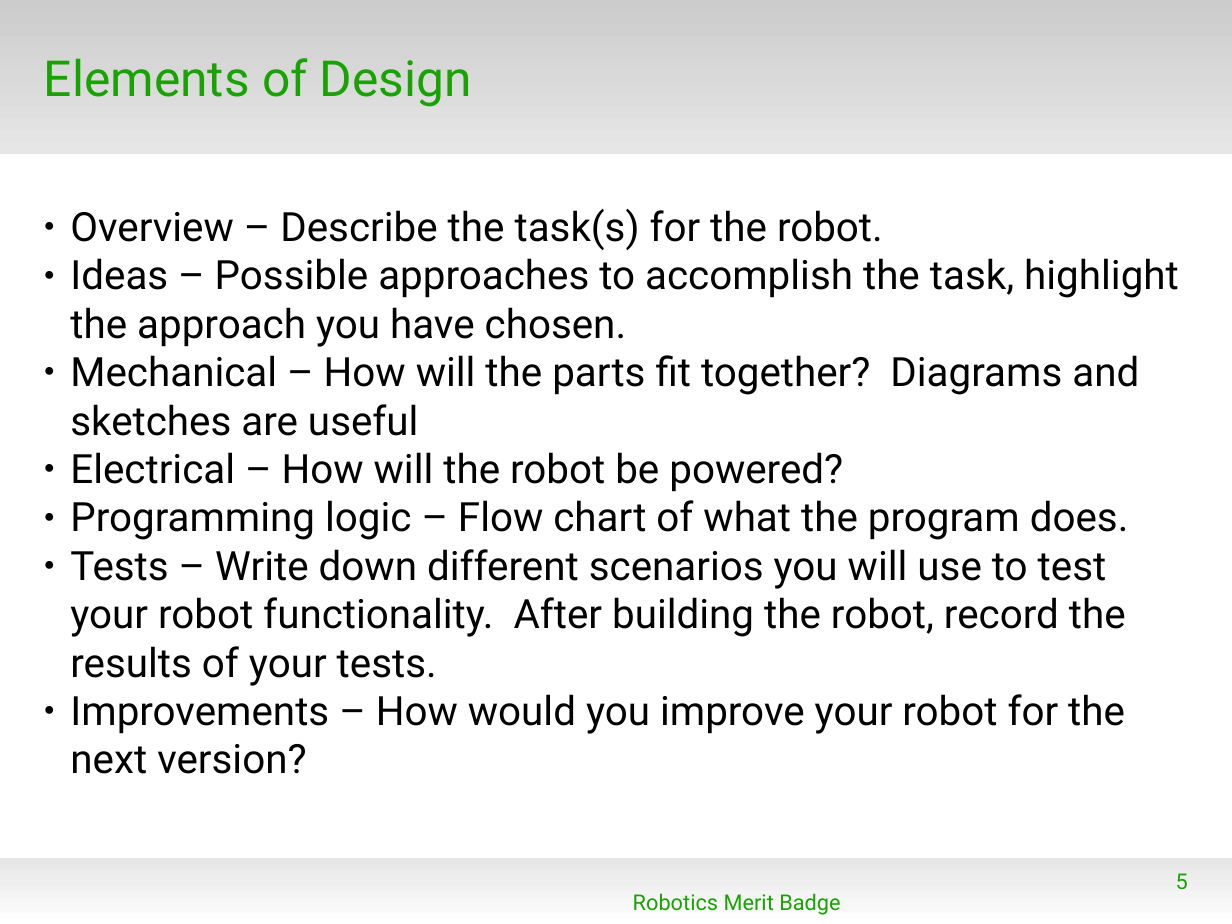
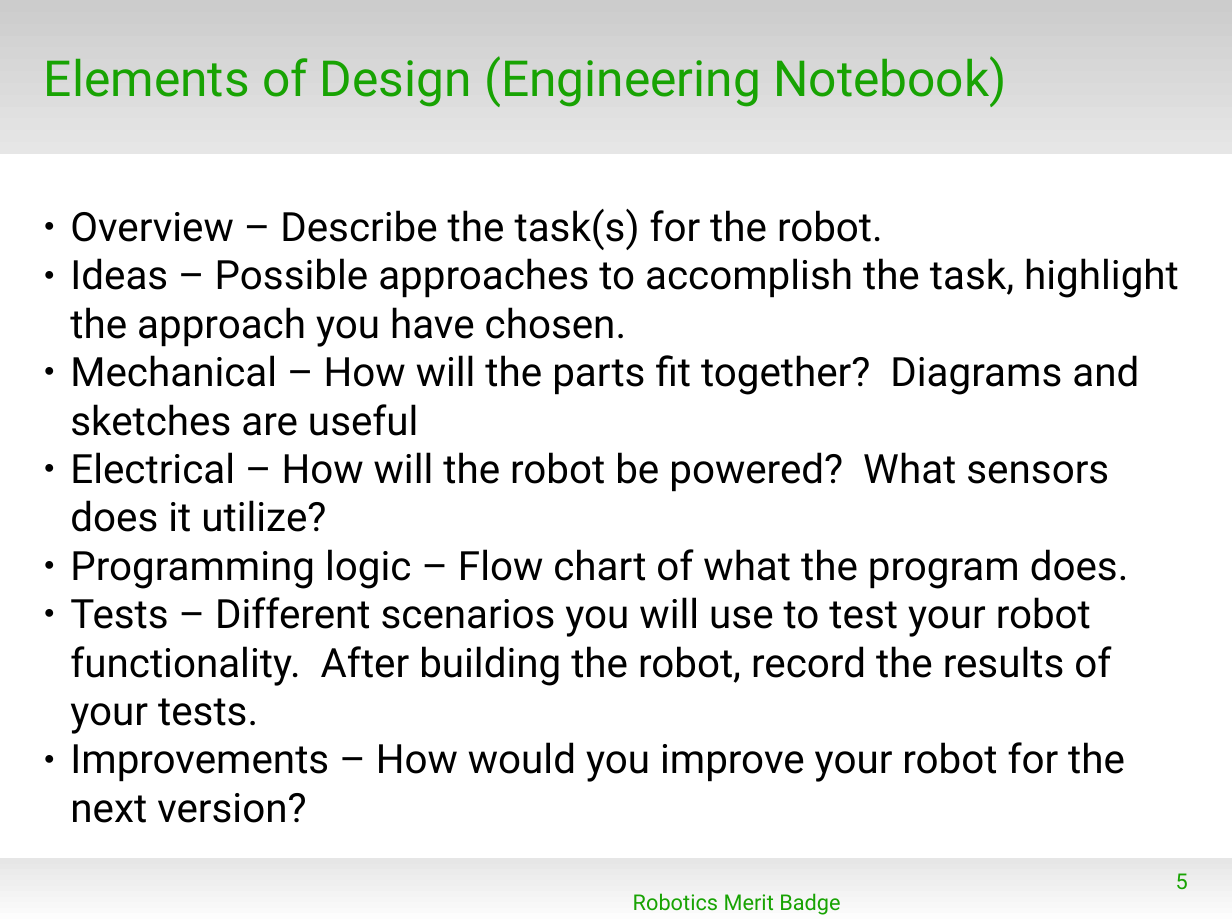
Before and after one commit to mcli/RoboticsMB, a slide deck: slide 5 of doc/RMB_Session3.odp. Drawn at 1232x924 pixels with LibreOffice and Linux fonts; fonts in the diff are those of the drawing; background and template pictures are left out. Boxes give left, top, right and bottom in pixels: in the first picture for what was removed or moved away, otherwise in the second. Text is boxed around its words. In the diff, an @@ line names an element or a change of style, - is before the commit and + after.

```diff
--- a/doc/RMB_Session3.odp
+++ b/doc/RMB_Session3.odp
@@ title at (44, 56, 1006, 107): text changed @@
-Elements of Design
+Elements of Design (Engineering Notebook)
@@ subtitle at (70, 452, 1109, 532): text changed @@
-● Electrical – How will the robot be powered?
+● Electrical – How will the robot be powered? What sensors does it utilize?
@@ subtitle at (70, 597, 1111, 734): text changed @@
-● Tests – Write down different scenarios you will use to test your robot functionality. After building the robot, record the results of your tests.
+● Tests – Different scenarios you will use to test your robot functionality. After building the robot, record the results of your tests.
```
Also in this commit, not shown: 8 other slides changed, 1 slide added.
